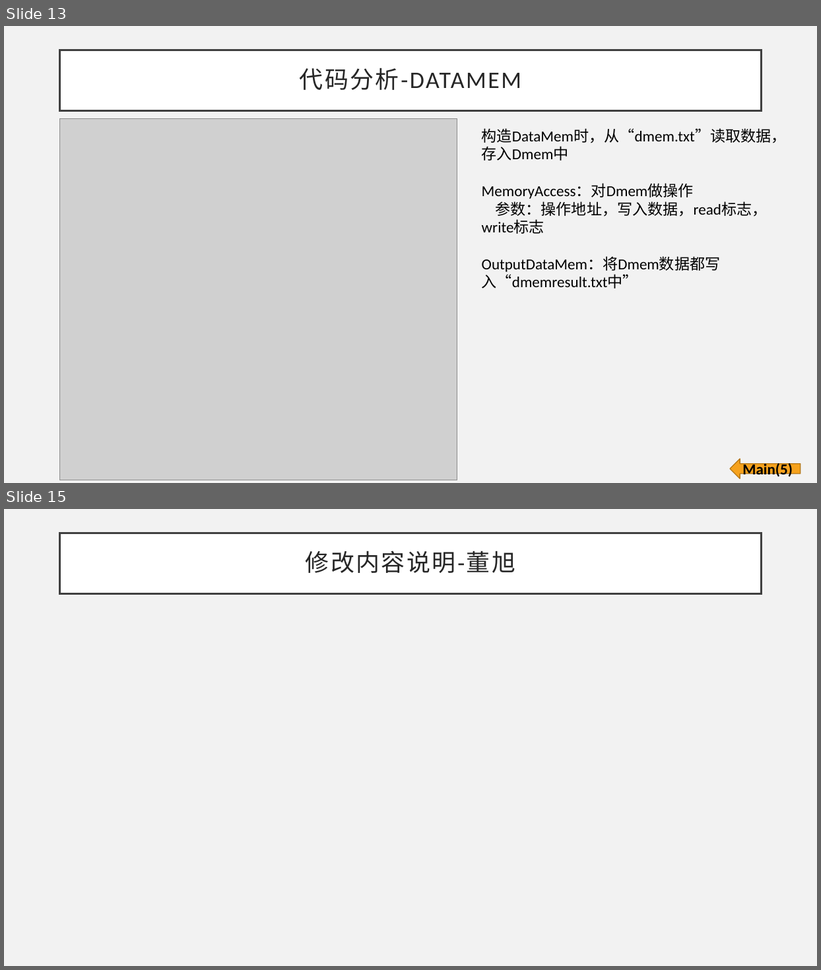
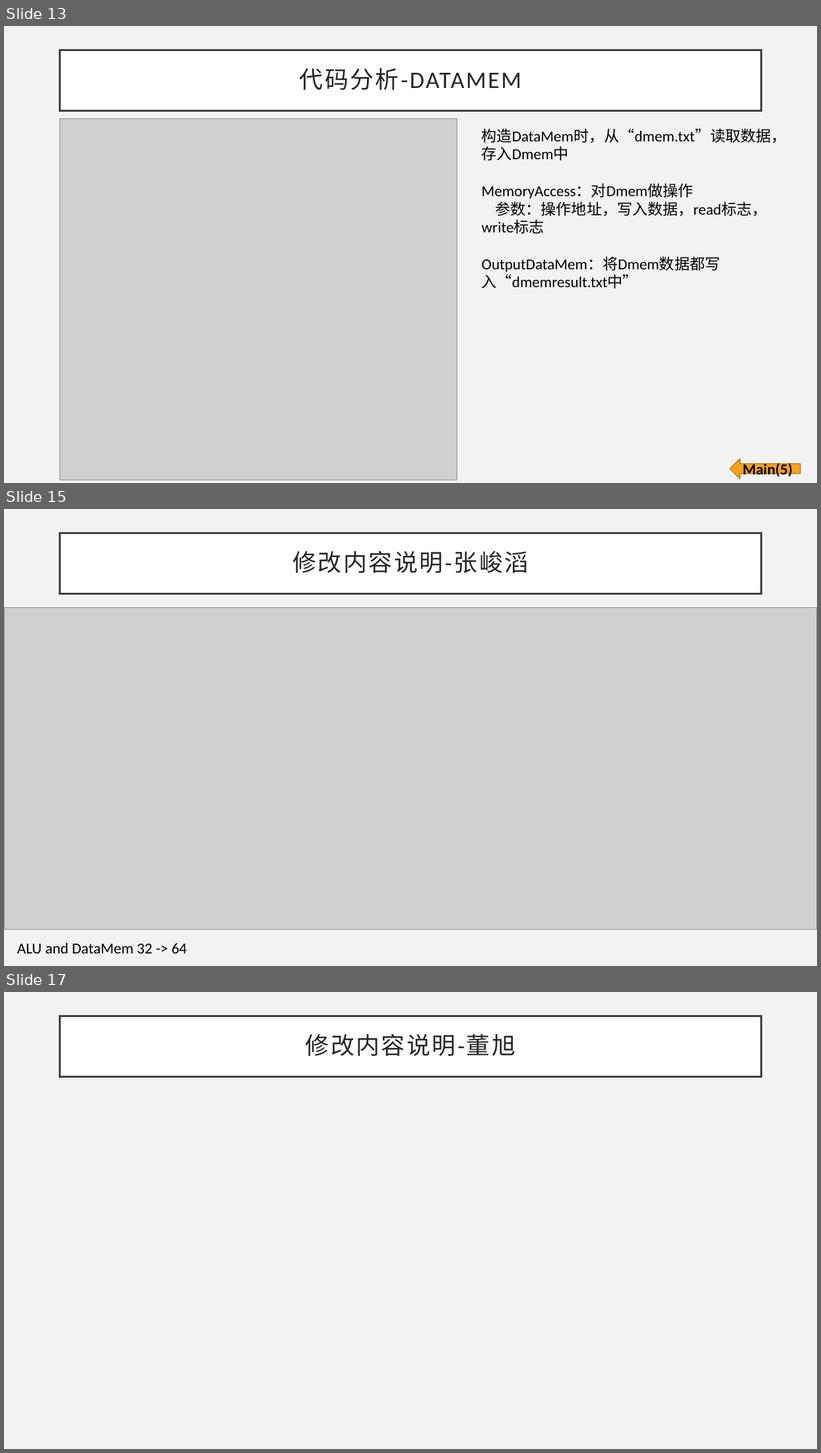
Before and after one commit to Flytortoise/ECNU_ComputerArchitecture, a slide deck: PPT/第二组-实验一讲解.pptx. Shown one above the other, each under a label of ours: slides 13 and 15 before the commit, slides 13, 15 and 17 after it; the slides between them are not shown. The pictures are 821x970 and 821x1453 pixels, drawn with LibreOffice and Linux fonts; fonts in the diff are those of the drawing; grey boxes stand for pictures. Boxes give left, top, right and bottom in pixels: in the first picture for what was removed or moved away, otherwise in the second. Text is boxed around its words. In the diff, an @@ line names an element or a change of style, - is before the commit and + after.

```diff
--- a/PPT/第二组-实验一讲解.pptx
+++ b/PPT/第二组-实验一讲解.pptx
@@ slide 15 added at (4,509,817,966), background #F2F2F2 @@
@@ title added at (60,533,762,593), fill #FFFFFF, outline #404040 2.5 pt, 28 pt, text #262626 @@
+修改内容说明-张峻滔
@@ picture added at (4,608,817,930) @@
@@ text added at (17,943,187,954), 18 pt, text #000000 @@
+ALU and DataMem 32 -> 64
@@ what was slide 15 is now slide 17 @@
```
Also in this commit, not shown: 1 slide changed, 1 other slide added.
